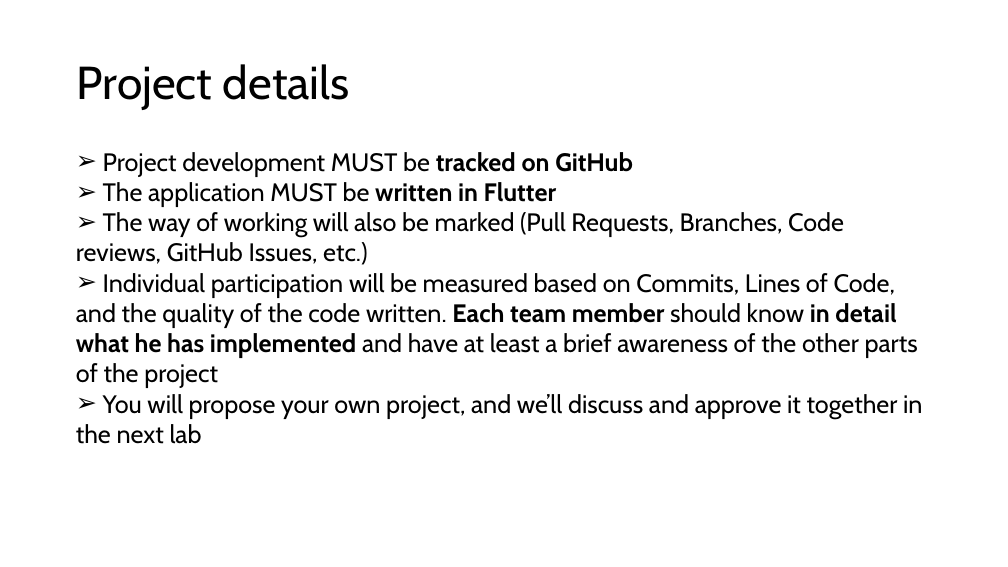
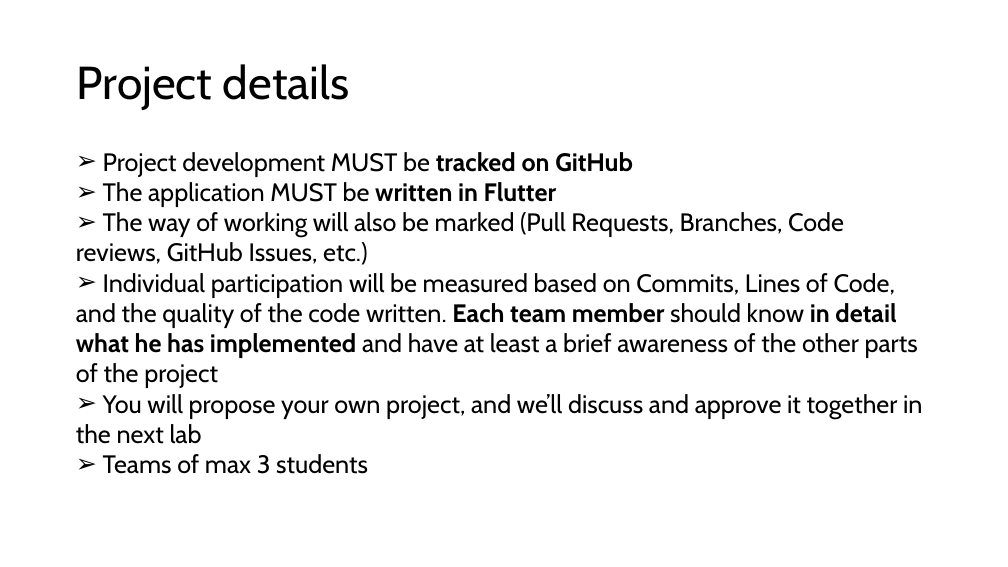
Before and after one commit to rusudinu/mobile-and-embedded-computing, a slide deck: slide 4 of labs/Mobile-and-Embedded-Lab1.pptx. Drawn at 1008x567 pixels with LibreOffice and Linux fonts; fonts in the diff are those of the drawing. Boxes give left, top, right and bottom in pixels: in the first picture for what was removed or moved away, otherwise in the second. Text is boxed around its words. In the diff, an @@ line names an element or a change of style, - is before the commit and + after.

Commit message:
lab1 teams spec

```diff
--- a/labs/Mobile-and-Embedded-Lab1.pptx
+++ b/labs/Mobile-and-Embedded-Lab1.pptx
@@ text at [103,454,368,474]: paragraph added @@
+➢ Teams of max 3 students
```
Also in this commit, not shown: 1 other file.
